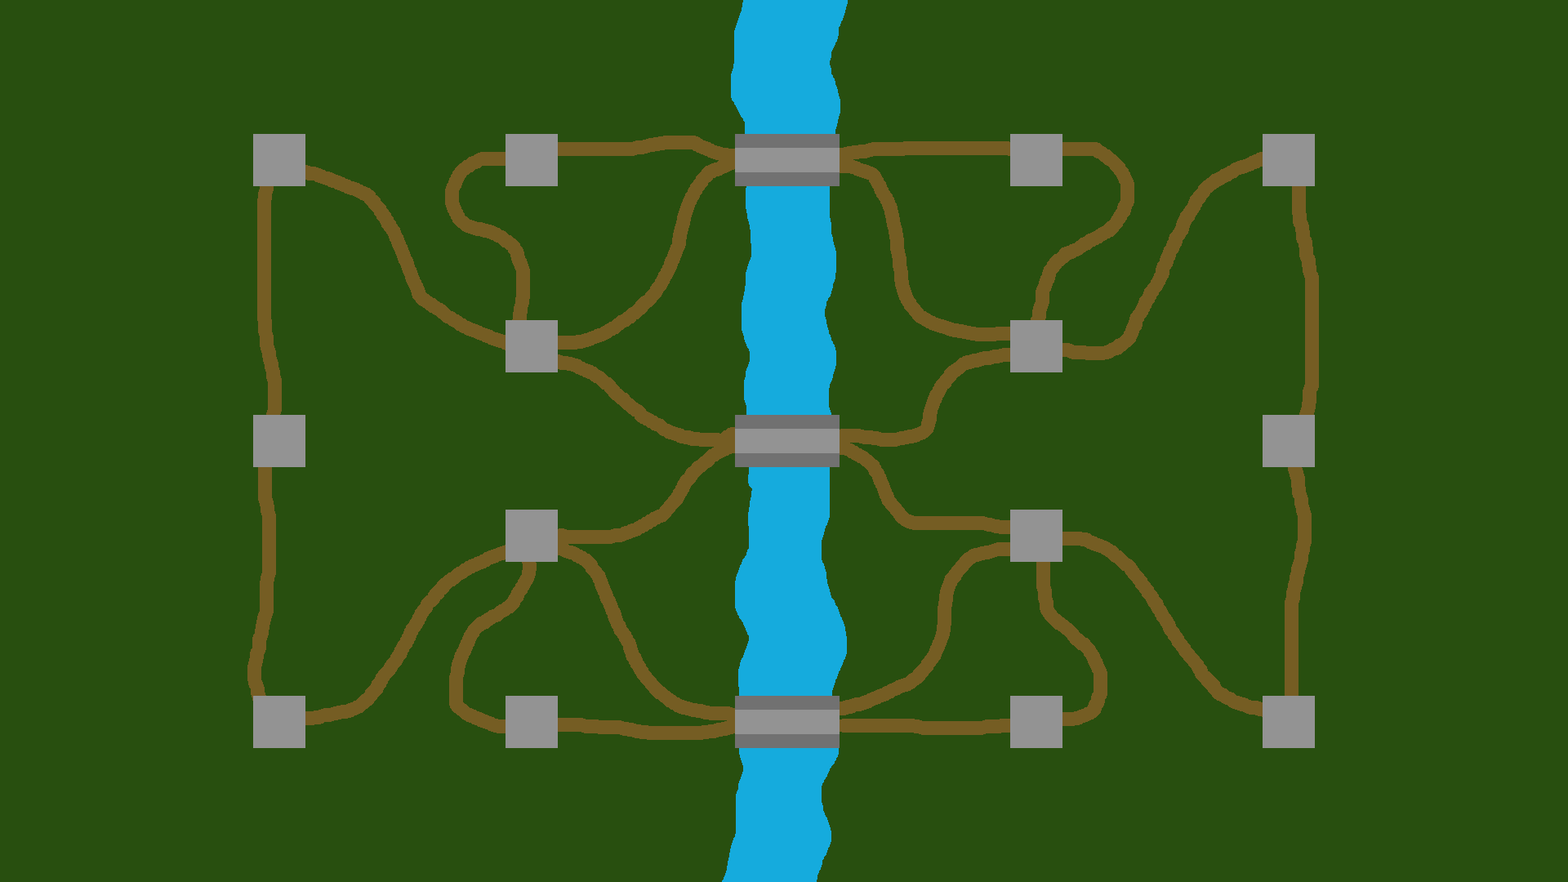
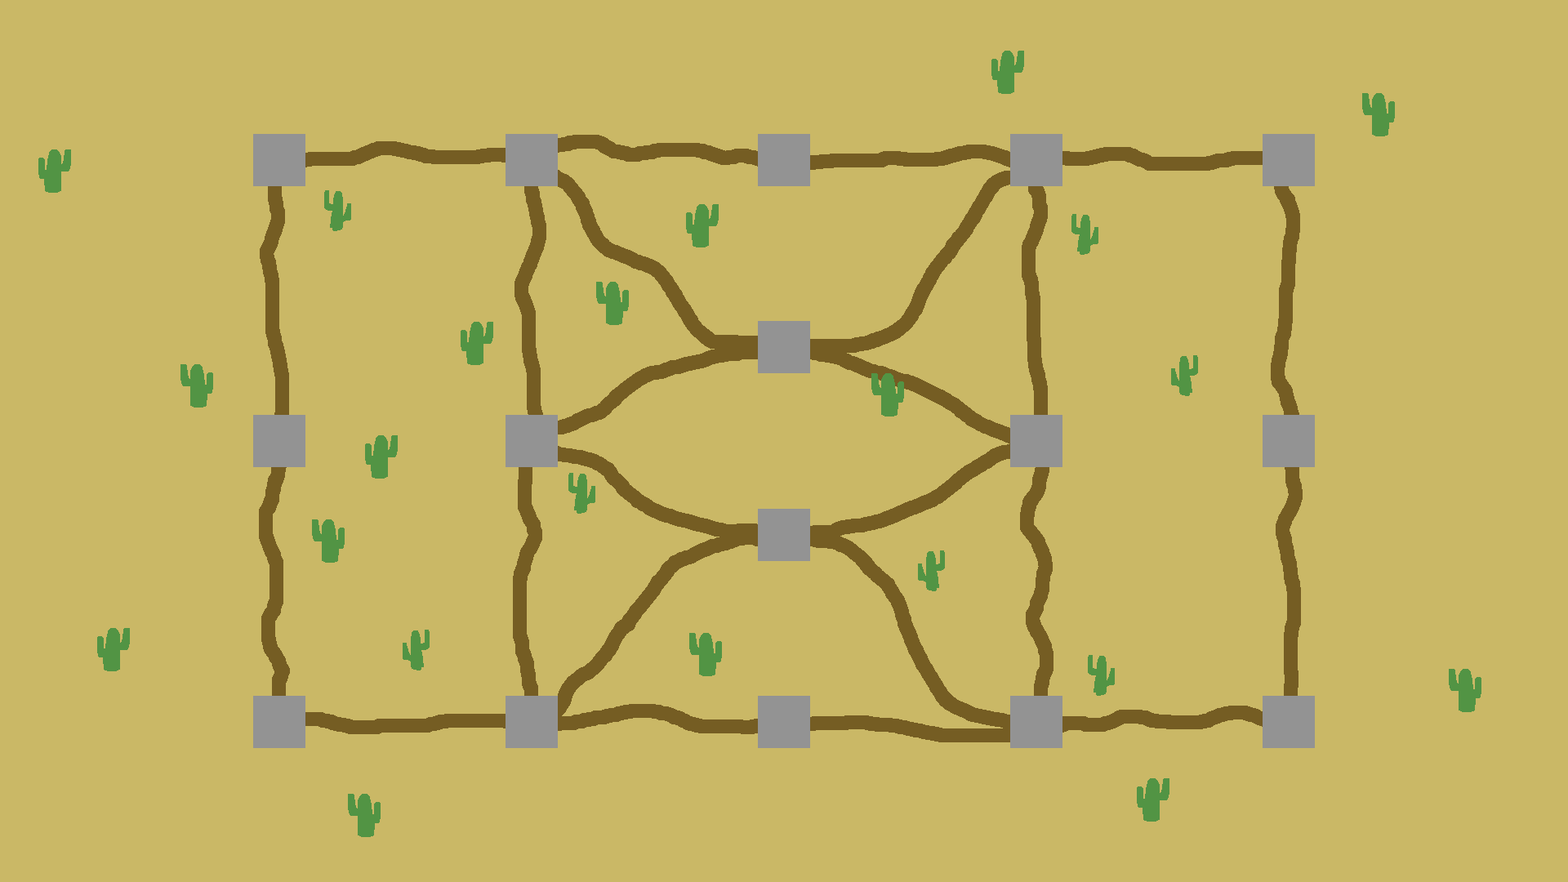
Two versions of the same layered image (1568 x 882). Layer-by-layer changes:
moved "Bridges" into group "River Crossing" over [735, 133, 840, 749]
moved "Buildings" into group "River Crossing" over [253, 133, 1315, 749]
moved "Bg Bg" into group "River Crossing" over [0, 0, 1568, 882]
added group "Arid Desert" with 5 layers over [0, 0, 1568, 882]
added layer "Cactis" in group "Arid Desert" over [38, 50, 1482, 838]
added layer "Bases" in group "Arid Desert" over [253, 133, 1315, 749]
added layer "Roads" in group "Arid Desert" over [258, 134, 1303, 743]
added layer "bg" in group "Arid Desert" over [0, 0, 1568, 882]